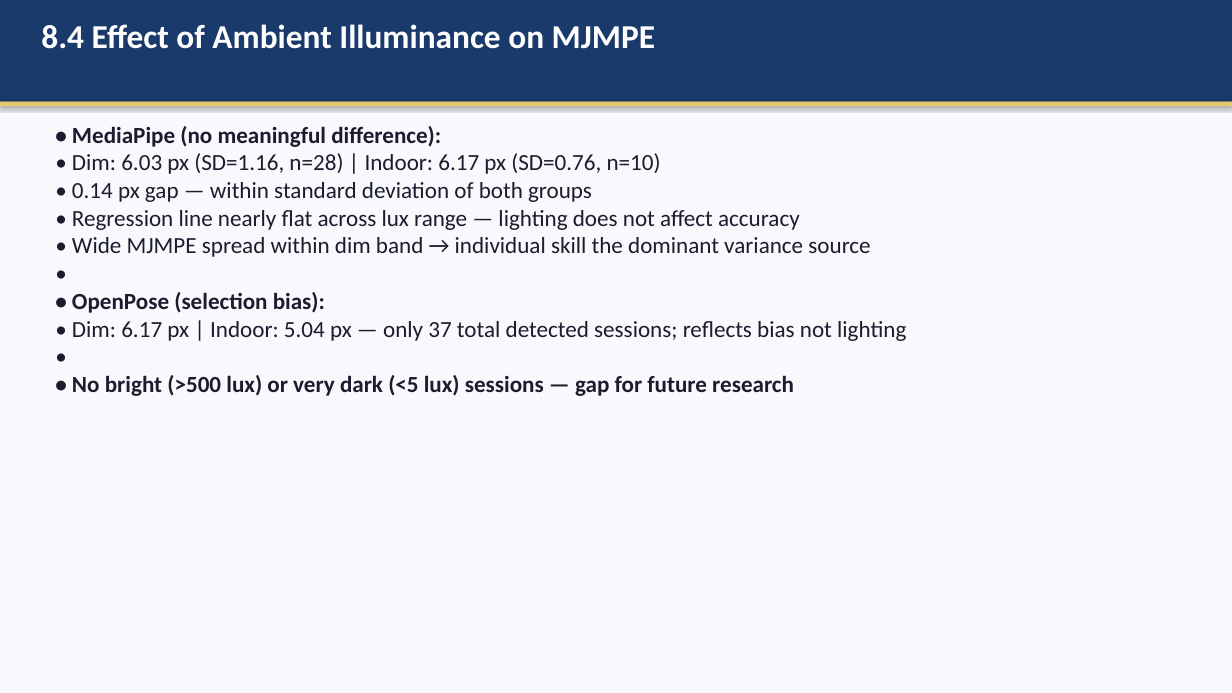
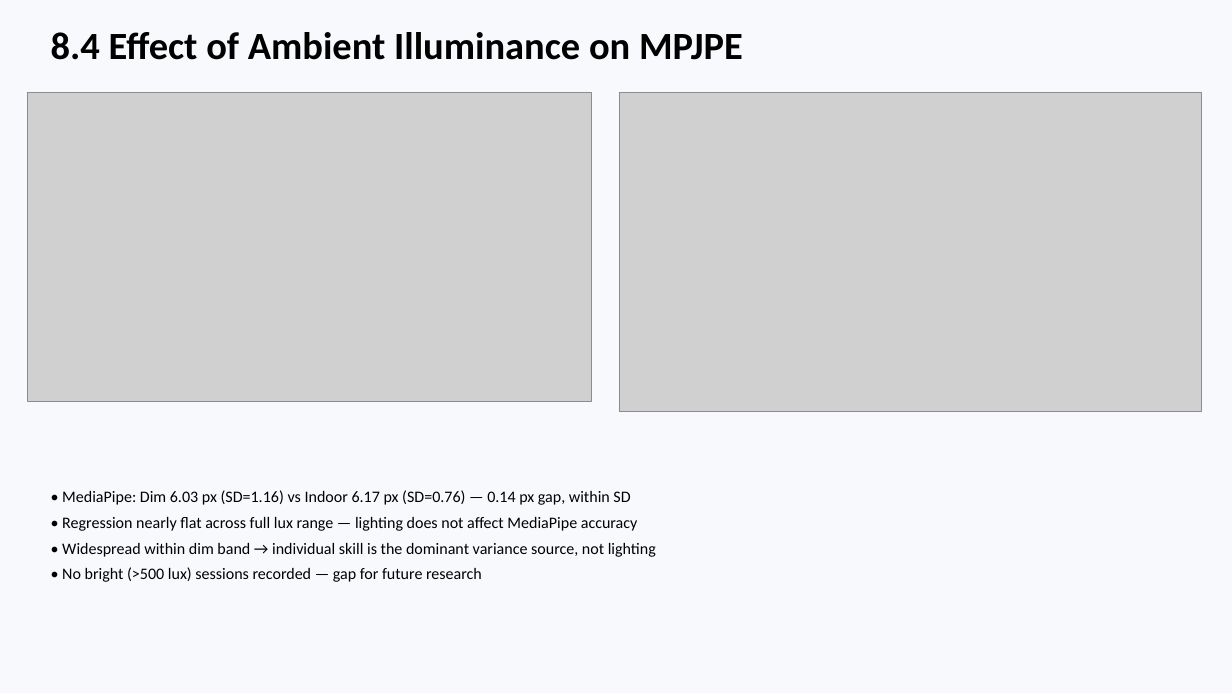
Before and after one commit to AayamRegmi/Comparative-Evaluation-of-Vision-Based-Finger-Tracking-for-Piano-Interaction, a slide deck: slide 18 of Documentation/Piano_Finger_Tracking_Presentation.pptx (slide 26 before the commit). Drawn at 1232x693 pixels with LibreOffice and Linux fonts; fonts in the diff are those of the drawing; grey boxes stand for pictures. Boxes give left, top, right and bottom in pixels: in the first picture for what was removed or moved away, otherwise in the second. Text is boxed around its words. In the diff, an @@ line names an element or a change of style, - is before the commit and + after.

Commit message:
Update documentation: replace MJMPE with MPJPE in report figures and redesign presentation
- Replace all section-8 chart screenshots in Word report with regenerated MPJPE-labelled plots
- Add MediaPipe-only per-finger MPJPE chart (Fig 8.2.3.b) replacing the combined view
- Redesign PowerPoint to use image placeholders and reduced text across all slides

```diff
--- a/Documentation/Piano_Finger_Tracking_Presentation.pptx
+++ b/Documentation/Piano_Finger_Tracking_Presentation.pptx
@@ rectangle removed at bbox=[0, 0, 1232, 102] @@
@@ text at bbox=[51, 32, 743, 60]: text changed; size 26 to 30 pt; text colour #FFFFFF to #000000 @@
-8.4 Effect of Ambient Illuminance on MJMPE
+8.4 Effect of Ambient Illuminance on MPJPE
@@ rectangle removed at bbox=[0, 102, 1232, 106] @@
@@ picture added at bbox=[28, 92, 592, 401] @@
@@ picture added at bbox=[619, 92, 1202, 411] @@
@@ text at bbox=[62, 490, 656, 582]: text changed; size 18 to 12.5 pt; text colour #1C1C2E to #000000 @@
-• MediaPipe (no meaningful difference):
-• Dim: 6.03 px (SD=1.16, n=28) | Indoor: 6.17 px (SD=0.76, n=10)
-• 0.14 px gap — within standard deviation of both groups
-• Regression line nearly flat across lux range — lighting does not affect accuracy
-• Wide MJMPE spread within dim band → individual skill the dominant variance source
-•
-• OpenPose (selection bias):
-• Dim: 6.17 px | Indoor: 5.04 px — only 37 total detected sessions; reflects bias not lighting
-•
-• No bright (>500 lux) or very dark (<5 lux) sessions — gap for future research
+• MediaPipe: Dim 6.03 px (SD=1.16) vs Indoor 6.17 px (SD=0.76) — 0.14 px gap, within SD
+• Regression nearly flat across full lux range — lighting does not affect MediaPipe accuracy
+• Widespread within dim band → individual skill is the dominant variance source, not lighting
+• No bright (>500 lux) sessions recorded — gap for future research
```
Also in this commit, not shown: 13 other slides changed, 4 slides added, 12 slides removed, 1 other file.
